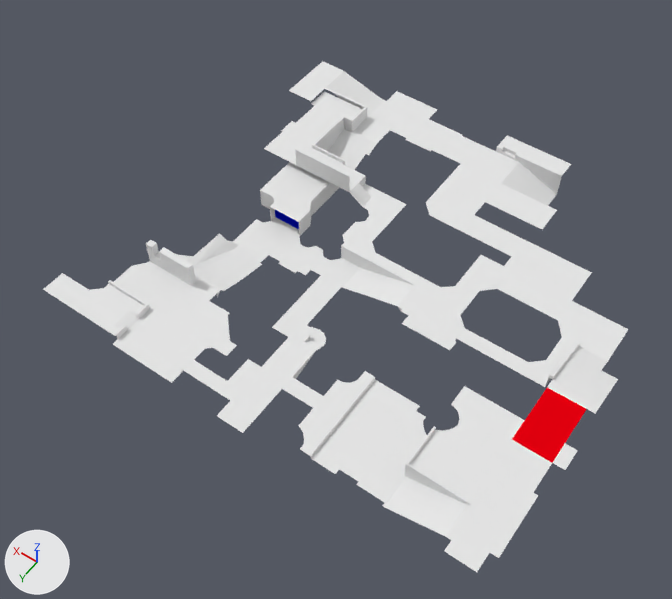
An edit to the Blender file BlendFilesForUnity/Map1.blend, drawn before and after from the same camera.
Both versions are drawn from a 50 mm lens placed at (-37.7, 62.5, 86.6), pointed at (1.7, 7.3, 0.0). The lights are fixed; the arrows at lower left show +X, +Y and +Z.
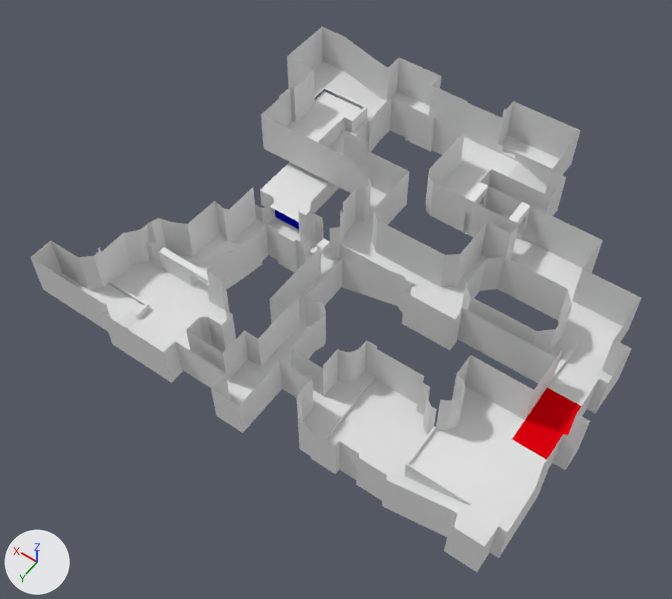
The newer file is also rescaled (x3.182) as a whole; pictures and numbers use the older file's frame.

Location of each change, (x1, y1, x2, y2) in pixels of the pictures (672 x 599 px):
'Plane.001', reshaped (7% taller)
    before: (43, 61, 628, 572)
    after: (30, 27, 641, 572)
part 1 of me_plane_002, built on
    before: (217, 150, 510, 379)
    after: (30, 27, 641, 572)

The change, as a list of edits to the scene's bpy script:
```text
Change me_plane_002:
    used by ob_plane_001; location = (0.0, 0.0, 0.0); scale = (2.82, 2.82, 2.82)
    remove me_plane_002.from_pydata(...)  # 1521 vertices, 1319 faces, 1 loose edge; spans x -10.9..10.6, y -9.8..10.0, z -0.6..1.7
    add me_plane_002.from_pydata(...)  # 2327 vertices, 2102 faces, 1 loose edge; spans x -10.9..10.6, y -9.8..10.0, z -0.6..3.1
    me_plane_002 part 1: 5 vertices moved from x 4.5..5.9, y -2.2..0.3, z 0.5..1.7 to x 4.5..5.9, y -2.2..0.3, z 0.5..2.9; 12 vertices removed from x -3.9..6.3, y -7.2..7.0, z -0.6..1.7; 818 vertices added at x -10.9..10.6, y -9.8..10.0, z -0.5..3.1
```
